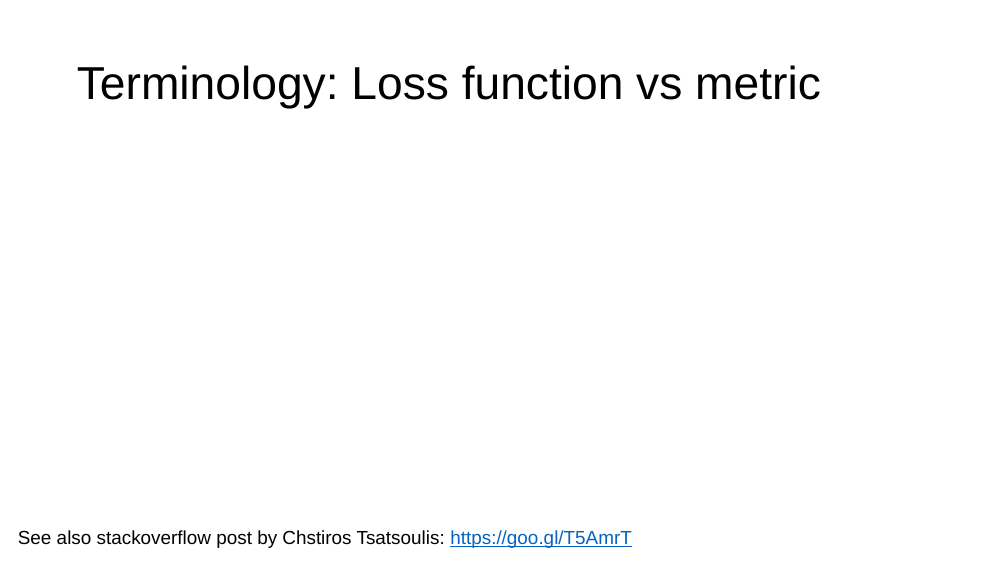
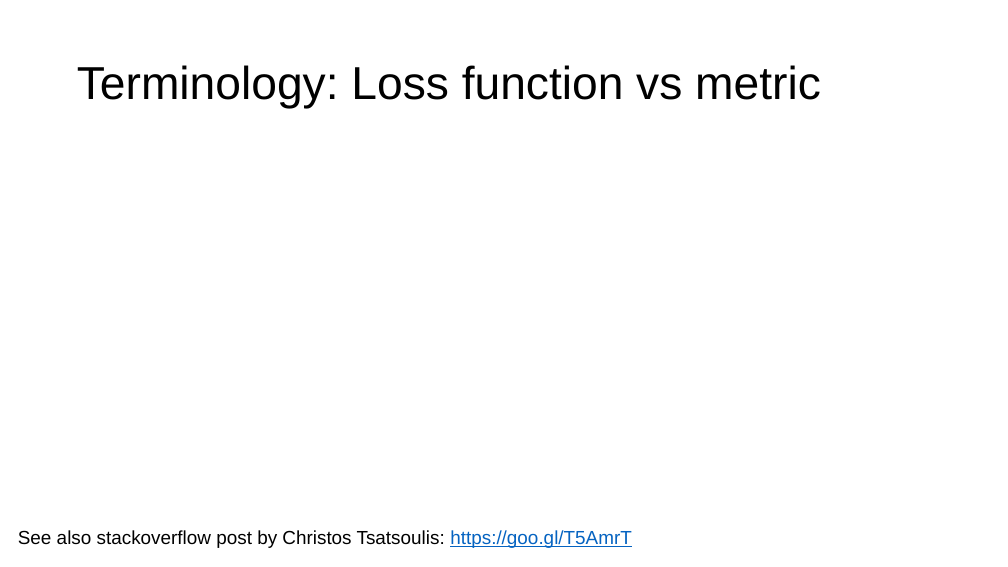
Before and after one commit to parrt/msds621, a slide deck: slide 2 of lectures/model-assessment.pptx. Drawn at 1008x567 pixels with LibreOffice and Linux fonts; fonts in the diff are those of the drawing; grey boxes stand for pictures; background and template pictures are left out. Boxes give left, top, right and bottom in pixels: in the first picture for what was removed or moved away, otherwise in the second. Text is boxed around its words. In the diff, an @@ line names an element or a change of style, - is before the commit and + after.

```diff
--- a/lectures/model-assessment.pptx
+++ b/lectures/model-assessment.pptx
@@ text at (18, 530, 632, 548): text changed @@
-See also stackoverflow post by Chstiros Tsatsoulis: https://goo.gl/T5AmrT
+See also stackoverflow post by Christos Tsatsoulis: https://goo.gl/T5AmrT
```
Also in this commit, not shown: 1 other slide changed, 2 other files.
